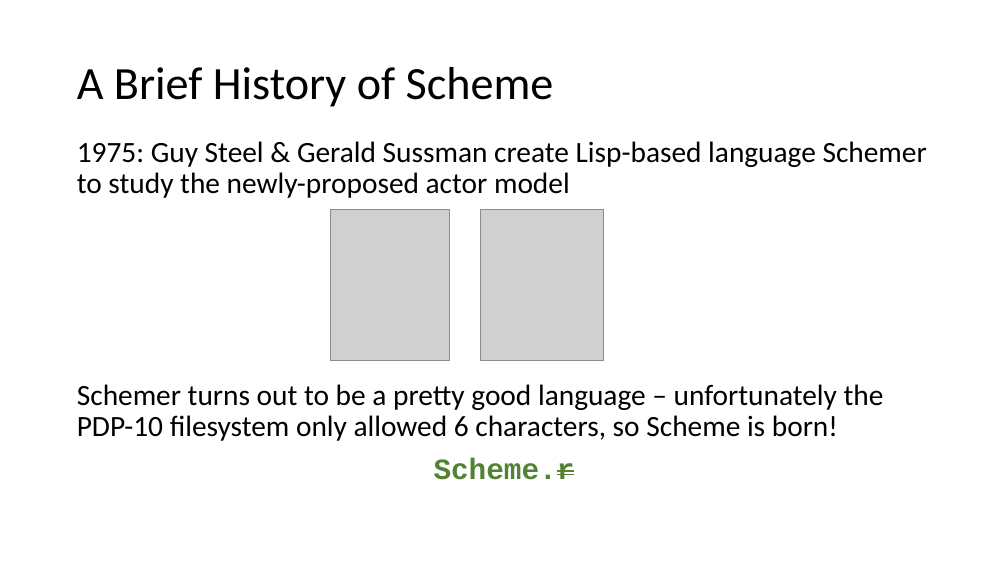
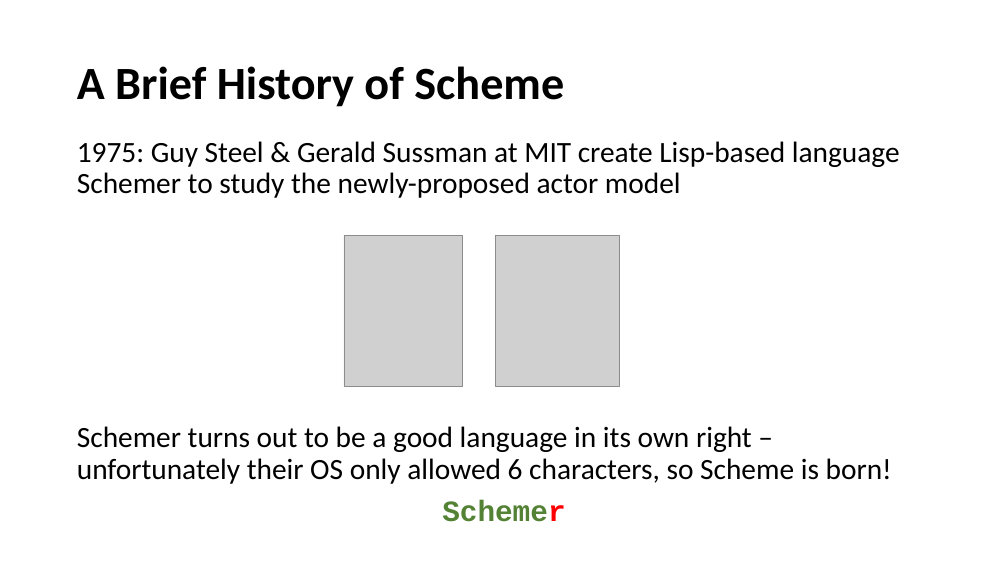
Before and after one commit to LeedsCodeDojo/TryScheme, a slide deck: slide 5 of Scheme Intro.pptx. Drawn at 1008x567 pixels with LibreOffice and Linux fonts; fonts in the diff are those of the drawing; grey boxes stand for pictures. Boxes give left, top, right and bottom in pixels: in the first picture for what was removed or moved away, otherwise in the second. Text is boxed around its words. In the diff, an @@ line names an element or a change of style, - is before the commit and + after.

Commit message:
Updated slides

```diff
--- a/Scheme Intro.pptx
+++ b/Scheme Intro.pptx
@@ title "A Brief History of Scheme" at (77,66,564,107): bold on @@
@@ text at (77,141,900,522): text changed @@
-1975: Guy Steel & Gerald Sussman create Lisp-based language Schemer to study the newly-proposed actor model
-Schemer turns out to be a pretty good language – unfortunately the PDP-10 filesystem only allowed 6 characters, so Scheme is born!
-Scheme.r
+1975: Guy Steel & Gerald Sussman at MIT create Lisp-based language Schemer to study the newly-proposed actor model
+Schemer turns out to be a good language in its own right – unfortunately their OS only allowed 6 characters, so Scheme is born!
+Schemer
@@ picture: place and size @@
-picture at (330,209,449,361)
+picture at (344,235,463,386)
@@ picture: place and size @@
-picture at (480,209,604,361)
+picture at (495,235,619,386)
```
Also in this commit, not shown: 13 other slides changed, 6 slides added.
